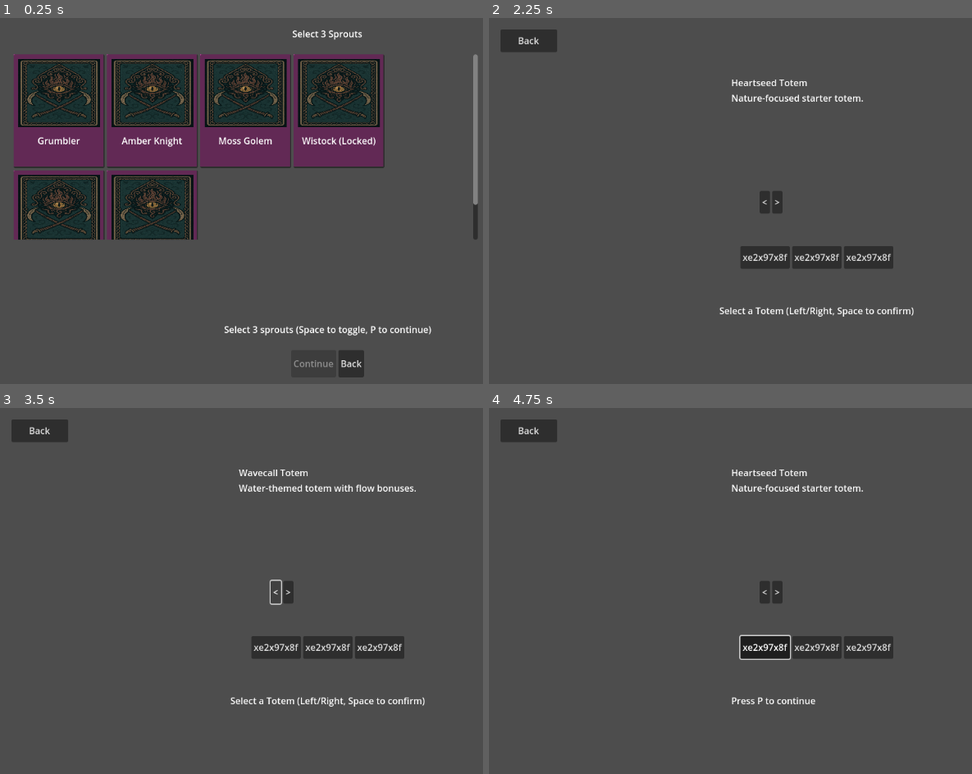
Above: before the commit, frames 1-4 (two rows, left to right).
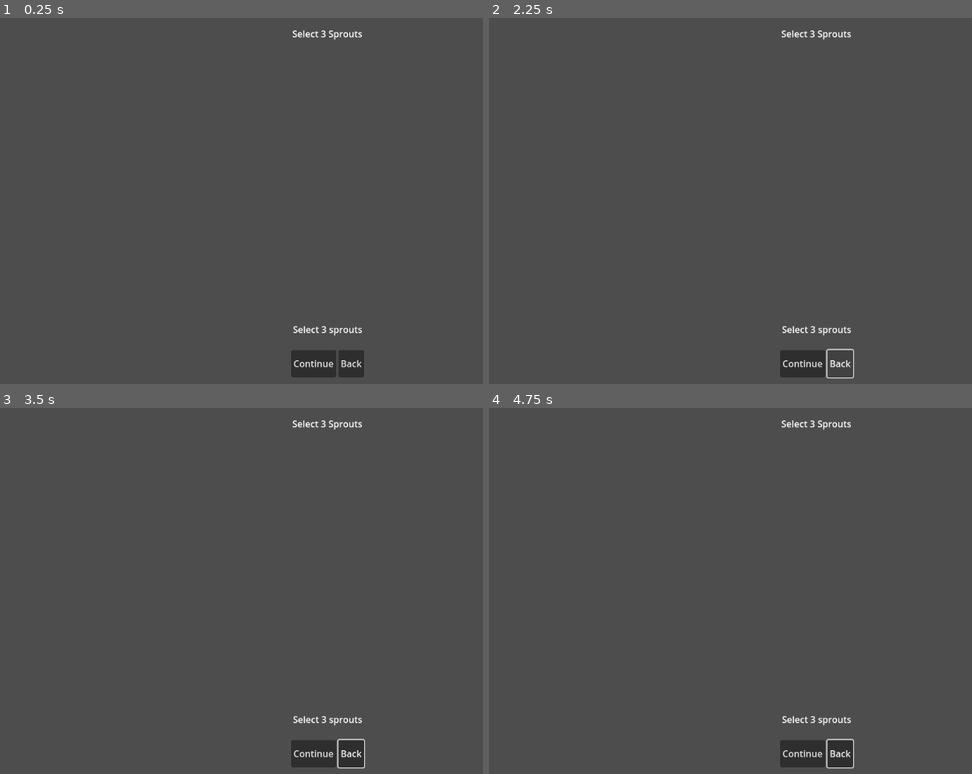
Above: after the commit, the same moments.

Repository: Millstreamu/Sprouts
Game: Godot game, scene res://scenes/run_setup/SproutSelect.tscn
Two runs of this game, one before a commit and one after it. Both use one fixed random seed, a clock stepped at 60 frames per second and the inputs below. This scene is started directly instead of the project's main scene.
Inputs (mouse positions are in pixels of both pictures, inside the frame that each line leads up to):
- Up to frame 1 (0.25 s): no input
- Up to frame 2 (2.25 s): click (802, 362) at 0.5 s, where only the run after the commit has a clickable "Continue"; click (802, 362) at 1.25 s, where only the run after the commit has a clickable "Continue"; click "Back" at 2 s
- Up to frame 3 (3.5 s): click (275, 591) at 2.75 s, where only the run before the commit has a clickable "<"
- Up to frame 4 (4.75 s): click (778, 591) at 3.5 s, where only the run before the commit has a clickable ">"; click (764, 645) at 4.25 s, where only the run before the commit has a clickable "xe2x97x8f"

The runs differ from the first frame. In frame 1, 31% of the frame differs, in the area x 2-99%, y 9-96%; in frame 2, 4.5%; in frame 3, 4.9%; in frame 4, 4.7%.
Error after the commit: Parse Error: Used space character for indentation instead of tab as used before in the file. (res://scripts/ui/SproutSelect.gd:103)

Commit message:
Fix SproutSelect warnings

Diff:
--- a/sprouts/scripts/ui/SproutSelect.gd
+++ b/sprouts/scripts/ui/SproutSelect.gd
@@ -101,12 +101,20 @@
 	_update_selection()
 
 func _update_selection() -> void:
-	if _cards.is_empty():
-		_selected_index = 0
-		return
-	_selected_index = clampi(_selected_index, 0, _cards.size() - 1)
-	print("SproutSelect: selected index = %d" % _selected_index)
-	_refresh_card_visuals()
+        if _cards.is_empty():
+                _selected_index = 0
+                return
+        _selected_index = clampi(_selected_index, 0, _cards.size() - 1)
+        print("SproutSelect: selected index = %d" % _selected_index)
+        _refresh_card_visuals()
+        _ensure_selected_visible()
+
+func _ensure_selected_visible() -> void:
+        if _cards.is_empty() or _scroll == null:
+                return
+        var card := _cards[_selected_index]
+        if is_instance_valid(card):
+                _scroll.ensure_control_visible(card)
 
 func _move_selection(delta: int) -> void:
 	if _cards.is_empty():
@@ -177,18 +185,18 @@
 		_status_label.text = "Press P or Continue to start run"
 
 func _continue_if_ready() -> void:
-	if _selected_sprout_ids.size() != MAX_SELECTED_SPROUTS:
-		print("SproutSelect: need exactly %d sprouts to continue" % MAX_SELECTED_SPROUTS)
-		_update_status_label()
-		return
-
-		var run_context_path := NodePath("/root/RunContext")
-		var ctx := get_node_or_null(run_context_path) as RunContext
-		if ctx != null:
-				ctx.selected_sprout_ids = _selected_sprout_ids.duplicate()
-				ctx.debug_print()
-		else:
-				print("SproutSelect: WARNING - RunContext singleton not found")
+        if _selected_sprout_ids.size() != MAX_SELECTED_SPROUTS:
+                print("SproutSelect: need exactly %d sprouts to continue" % MAX_SELECTED_SPROUTS)
+                _update_status_label()
+                return
+
+        var run_context_path := NodePath("/root/RunContext")
+        var ctx := get_node_or_null(run_context_path) as RunContext
+        if ctx != null:
+                ctx.selected_sprout_ids = _selected_sprout_ids.duplicate()
+                ctx.debug_print()
+        else:
+                print("SproutSelect: WARNING - RunContext singleton not found")
 
 	print("SproutSelect: CONTINUE with sprouts: %s" % ", ".join(_selected_sprout_ids))
 	get_tree().change_scene_to_file("res://scenes/world/ShroudWorld.tscn")
